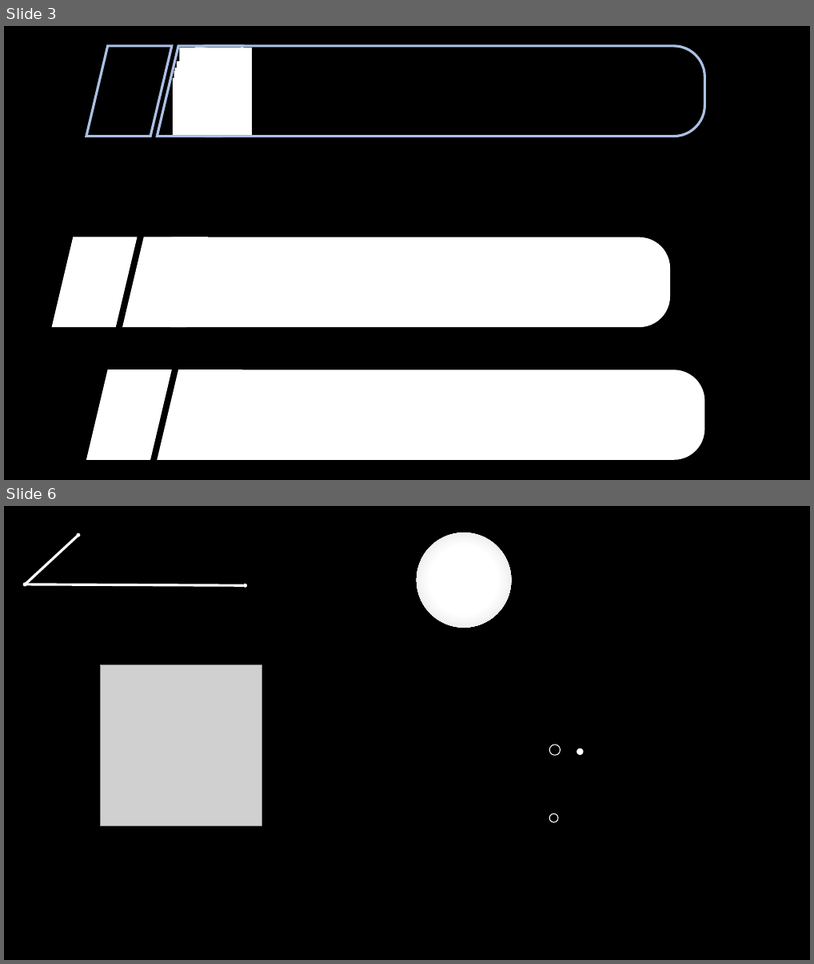
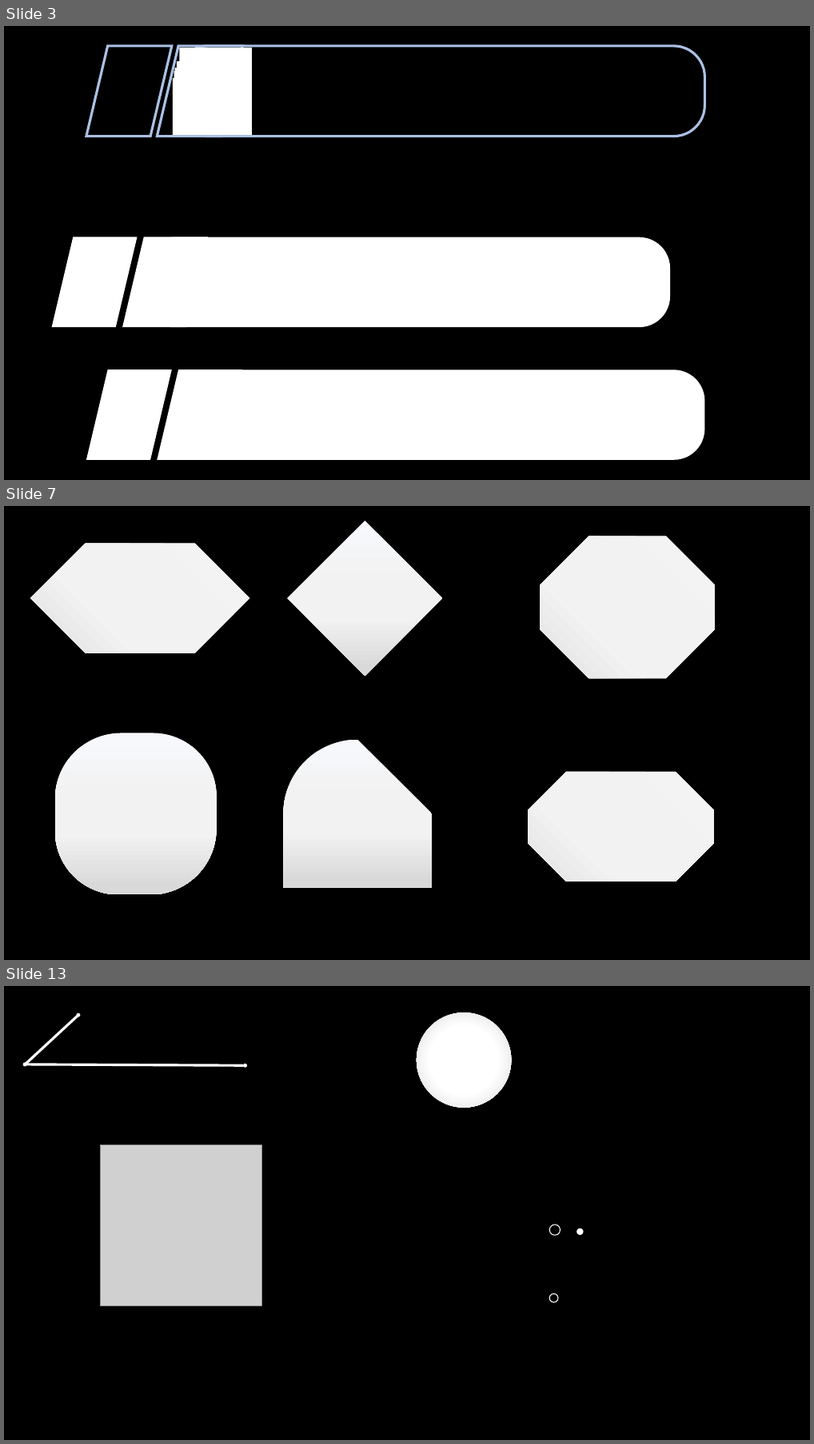
Before and after one commit to YuukiReiya/RhythmGame, a slide deck: resource.pptx. Shown one above the other, each under a label of ours: slides 3 and 6 before the commit, slides 3, 7 and 13 after it; the slides between them are not shown. The pictures are 814x964 and 814x1444 pixels, drawn with LibreOffice and Linux fonts; fonts in the diff are those of the drawing; grey boxes stand for pictures; background and template pictures are left out. Boxes give left, top, right and bottom in pixels: in the first picture for what was removed or moved away, otherwise in the second. Text is boxed around its words. In the diff, an @@ line names an element or a change of style, - is before the commit and + after.

```diff
--- a/resource.pptx
+++ b/resource.pptx
@@ slide 7 added at [4, 506, 810, 960], background #000000 @@
@@ snip diag rect added at [30, 506, 250, 708], fill gradient #F6F8FC to #F2F2F2 to #D9D9D9 @@
@@ snip diag rect added at [288, 520, 442, 676], fill gradient #F6F8FC to #F2F2F2 to #D9D9D9 @@
@@ snip diag rect added at [518, 506, 738, 716], fill gradient #F6F8FC to #F2F2F2 to #D9D9D9 @@
@@ snip diag rect added at [511, 716, 730, 936], fill gradient #F6F8FC to #F2F2F2 to #D9D9D9 @@
@@ round diag rect added at [55, 733, 216, 894], fill gradient #F6F8FC to #F2F2F2 to #D9D9D9 @@
@@ snip round rect added at [283, 740, 432, 888], fill gradient #F6F8FC to #F2F2F2 to #D9D9D9 @@
@@ what was slide 6 is now slide 13 @@
```
Also in this commit, not shown: 7 other slides added, 1 slide removed.
